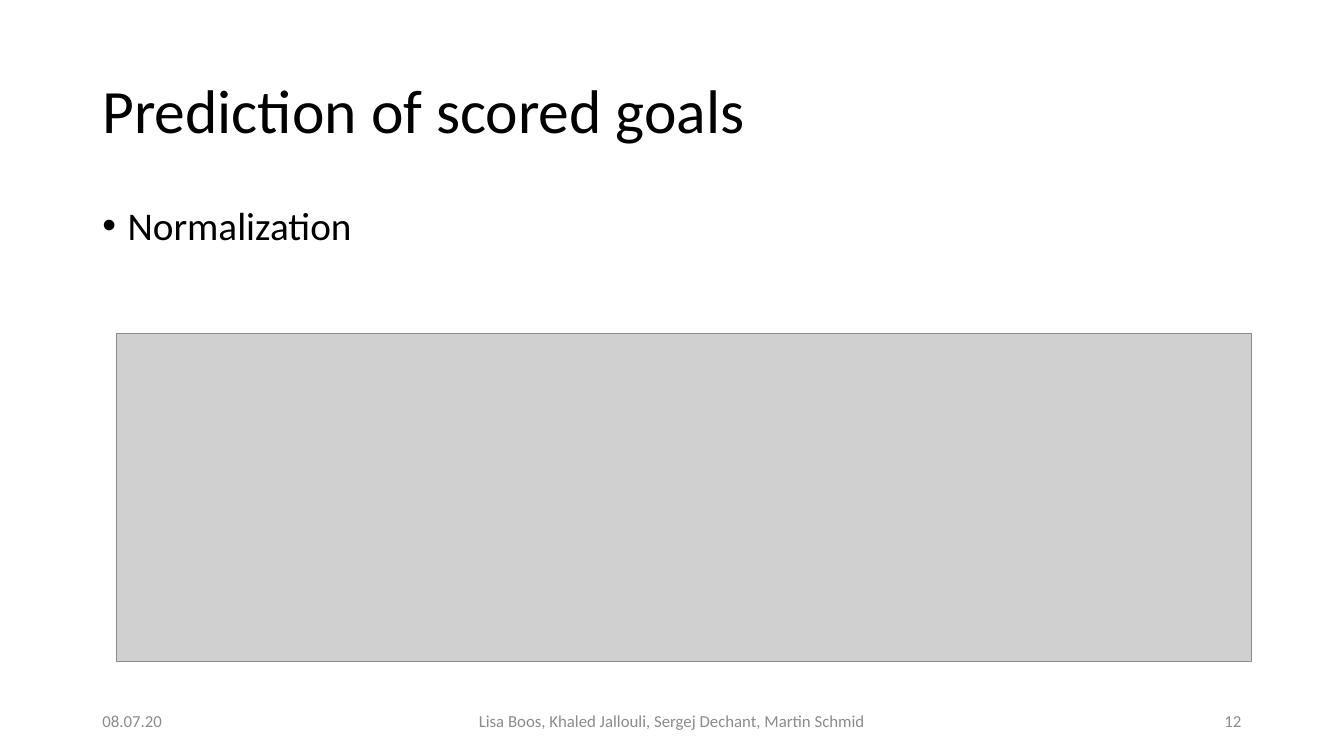
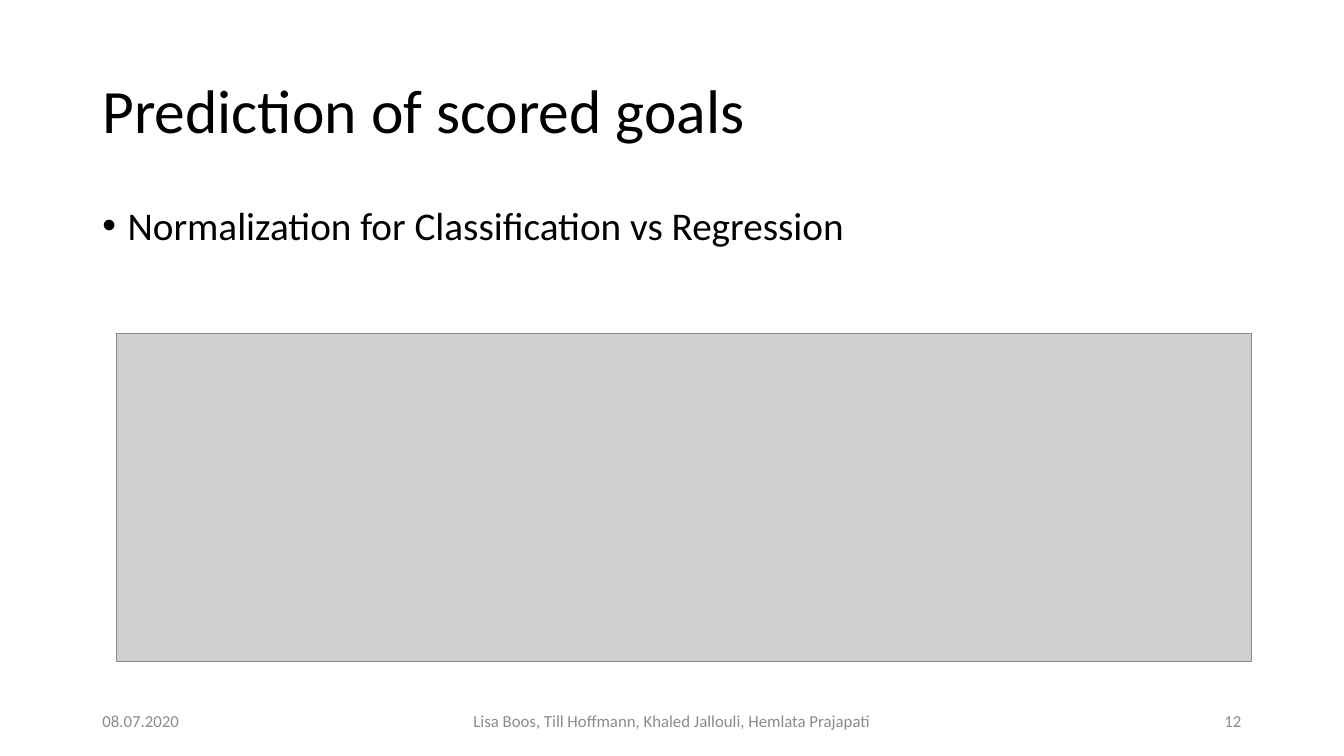
Before and after one commit to Khaledjallouli/project, a slide deck: slide 12 of Daily/sprint9/Final_Presentation_Phase_I.pptx. Drawn at 1344x756 pixels with LibreOffice and Linux fonts; fonts in the diff are those of the drawing; grey boxes stand for pictures; background and template pictures are left out. Boxes give left, top, right and bottom in pixels: in the first picture for what was removed or moved away, otherwise in the second. Text is boxed around its words. In the diff, an @@ line names an element or a change of style, - is before the commit and + after.

```diff
--- a/Daily/sprint9/Final_Presentation_Phase_I.pptx
+++ b/Daily/sprint9/Final_Presentation_Phase_I.pptx
@@ text at [128, 212, 844, 247]: text changed @@
-• Normalization
+• Normalization for Classification vs Regression
@@ text at [102, 715, 178, 727]: text changed @@
-08.07.20
+08.07.2020
@@ text at [473, 715, 869, 730]: text changed @@
-Lisa Boos, Khaled Jallouli, Sergej Dechant, Martin Schmid
+Lisa Boos, Till Hoffmann, Khaled Jallouli, Hemlata Prajapati
```
Also in this commit, not shown: 27 other slides changed.
